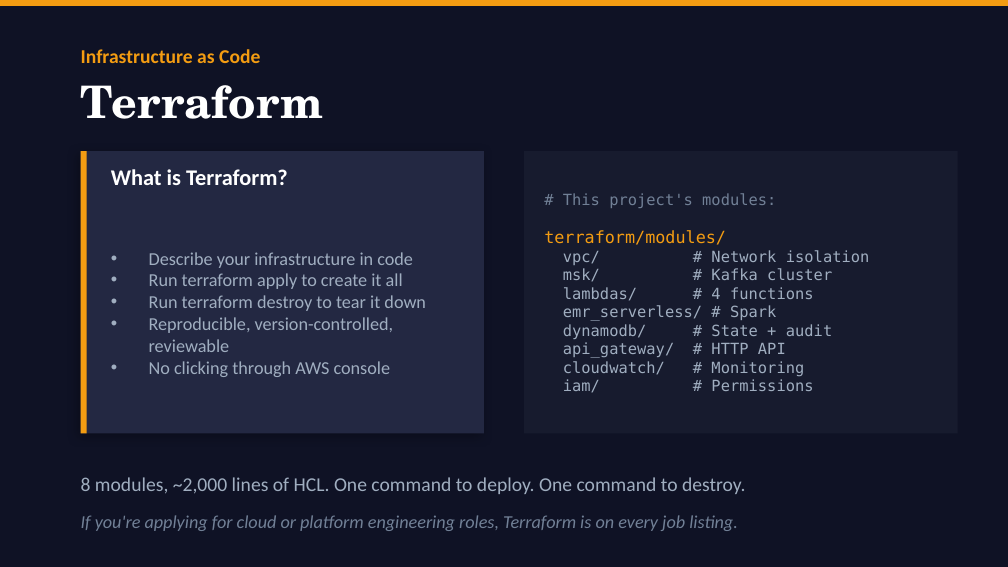
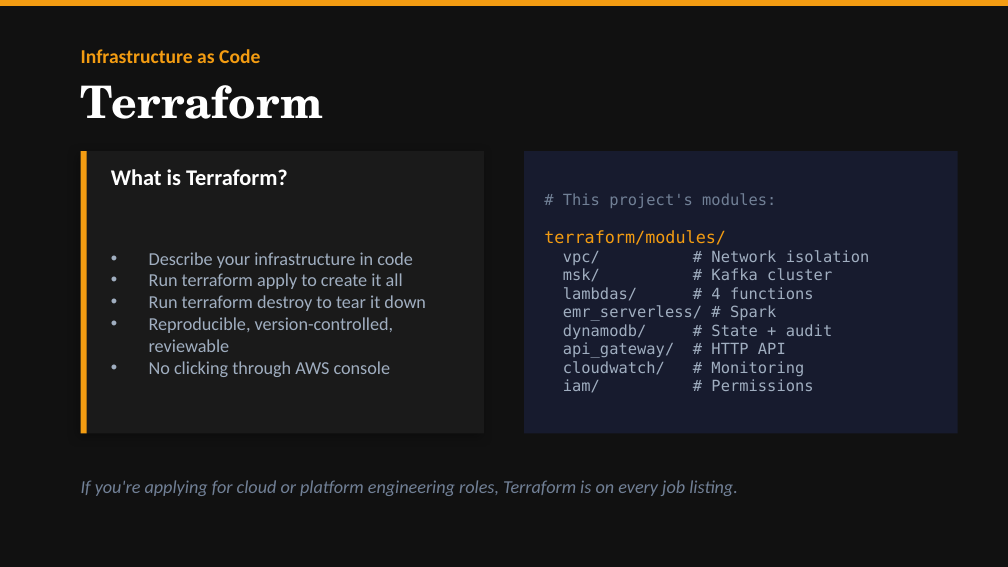
Before and after one commit to lukelittle/sec-15c3-5-market-access-controls-example, a slide deck: slide 16 of docs/presentation.pptx (slide 12 before the commit). Drawn at 1008x567 pixels with LibreOffice and Linux fonts; fonts in the diff are those of the drawing. Boxes give left, top, right and bottom in pixels: in the first picture for what was removed or moved away, otherwise in the second. Text is boxed around its words. In the diff, an @@ line names an element or a change of style, - is before the commit and + after.

Commit message:
Add live demo dashboard, update services, and clean up presentation files
- Add tools/dashboard/ with single-file Python web dashboard for live demos
- Add tools/demo.sh bash-based demo script
- Update Lambda service handlers and build scripts
- Update Terraform modules (VPC endpoints, IAM, MSK)
- Update Spark risk detector
- Remove presentation/ markdown files (consolidated into pptx)
- Add .venv/ to .gitignore

```diff
--- a/docs/presentation.pptx
+++ b/docs/presentation.pptx
@@ background #0F1225 to #111111 @@
@@ rectangle at <box>81,151,484,433</box>: fill #232842 to #1A1A1A @@
@@ text "If you're applying for cloud ...": place and size @@
-text "If you're applying for cloud ..." at <box>81,515,738,531</box>
+text "If you're applying for cloud ..." at <box>81,480,738,496</box>
@@ text removed at <box>81,477,745,494</box> @@
-8 modules, ~2,000 lines of HCL. One command to deploy. One command to destroy.
```
Also in this commit, not shown: 13 other slides changed, 7 slides added, 1 slide removed, 32 other files.
